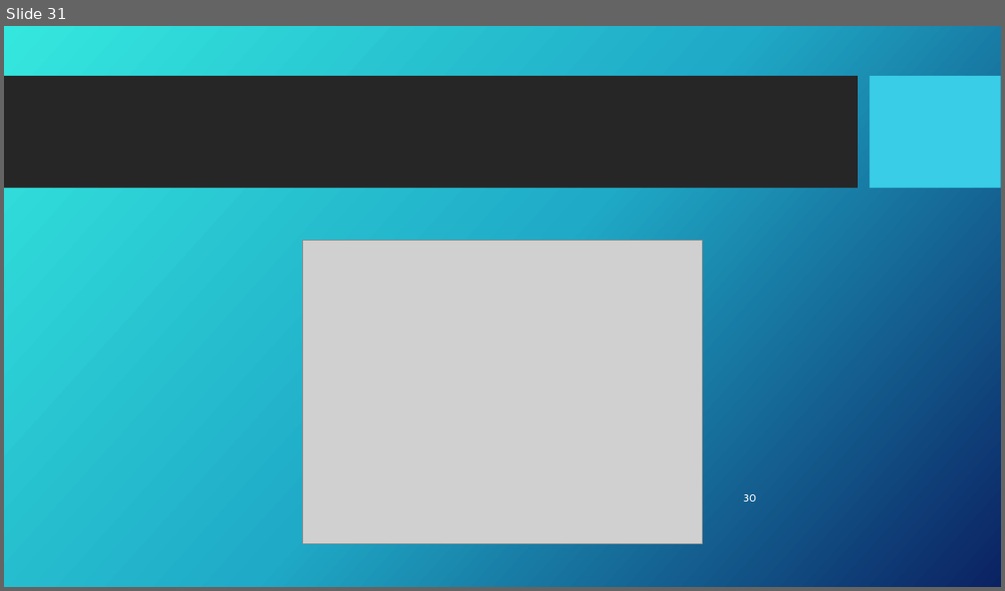
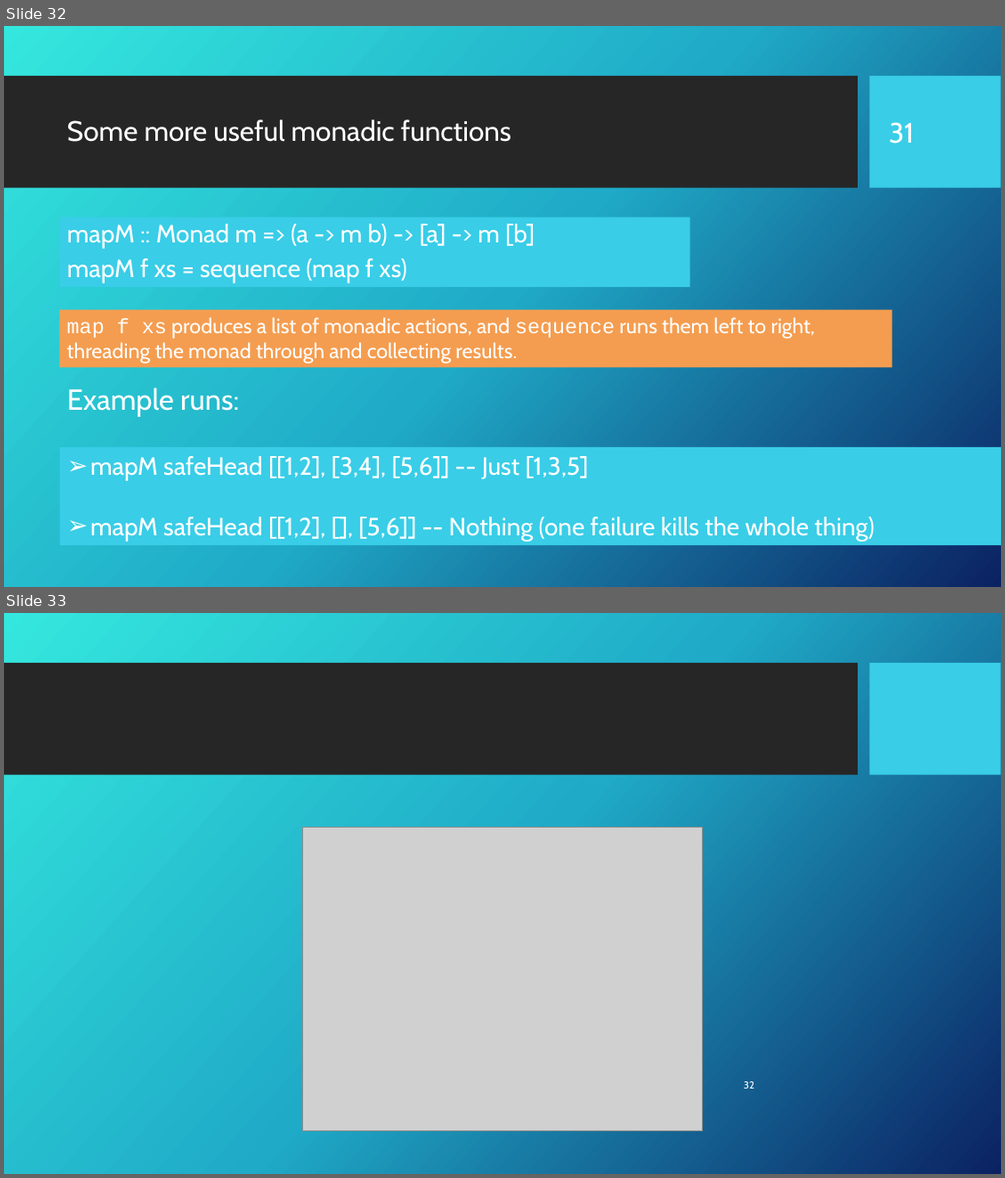
Before and after one commit to Fun-Prog-26/fun-prog-26, a slide deck: topic12-monads/unit-12a-lectures/talk-1/a-monads.pptx. Shown one above the other, each under a label of ours: slide 31 before the commit, slides 32 and 33 after it. The pictures are 1005x591 and 1005x1178 pixels, drawn with LibreOffice and Linux fonts; fonts in the diff are those of the drawing; grey boxes stand for pictures; background and template pictures are left out. Boxes give left, top, right and bottom in pixels: in the first picture for what was removed or moved away, otherwise in the second. Text is boxed around its words. In the diff, an @@ line names an element or a change of style, - is before the commit and + after.

```diff
--- a/topic12-monads/unit-12a-lectures/talk-1/a-monads.pptx
+++ b/topic12-monads/unit-12a-lectures/talk-1/a-monads.pptx
@@ slide 32 added at [4,26,1001,587], background picture (left out); not listed: 2 template elements that a slide beside it also shows @@
@@ title added at [67,119,511,142], 27 pt, text #FFFFFF @@
+Some more useful monadic functions
@@ page number added at [889,122,914,143], 27 pt, text #FFFFFF @@
+31
@@ text added at [59,217,689,288], fill #39CDE7, 24 pt, text #FFFFFF @@
+mapM :: Monad m => (a -> m b) -> [a] -> m [b]
+mapM f xs = sequence (map f xs)
@@ rectangle added at [59,309,891,367], fill #F49D50, 20 pt, text #FFFFFF @@
+map f xs produces a list of monadic actions, and sequence runs them left to right, threading the monad through and collecting results.
@@ text added at [67,387,239,417], 28 pt, text #FFFFFF @@
+Example runs:
@@ rectangle added at [59,447,1001,545], fill #39CDE7, 24 pt, text #FFFFFF @@
+➢ mapM safeHead [[1,2], [3,4], [5,6]] -- Just [1,3,5]
+➢ mapM safeHead [[1,2], [], [5,6]] -- Nothing (one failure kills the whole thing)
@@ what was slide 31 is now slide 33 @@
@@ page number at [744,1081,754,1088]: text changed @@
-30
+32
```
Also in this commit, not shown: 1 other slide added, 16 other files.
